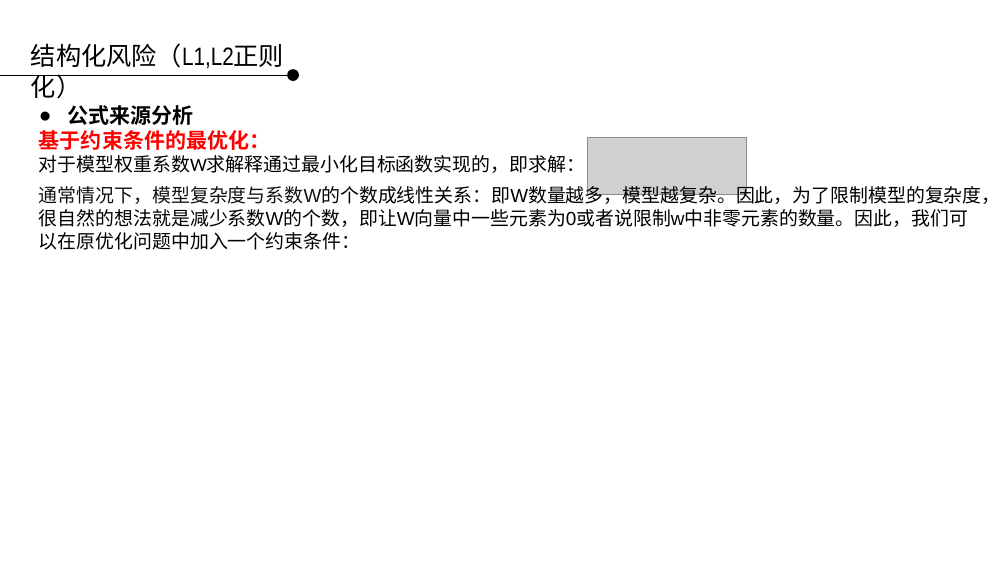
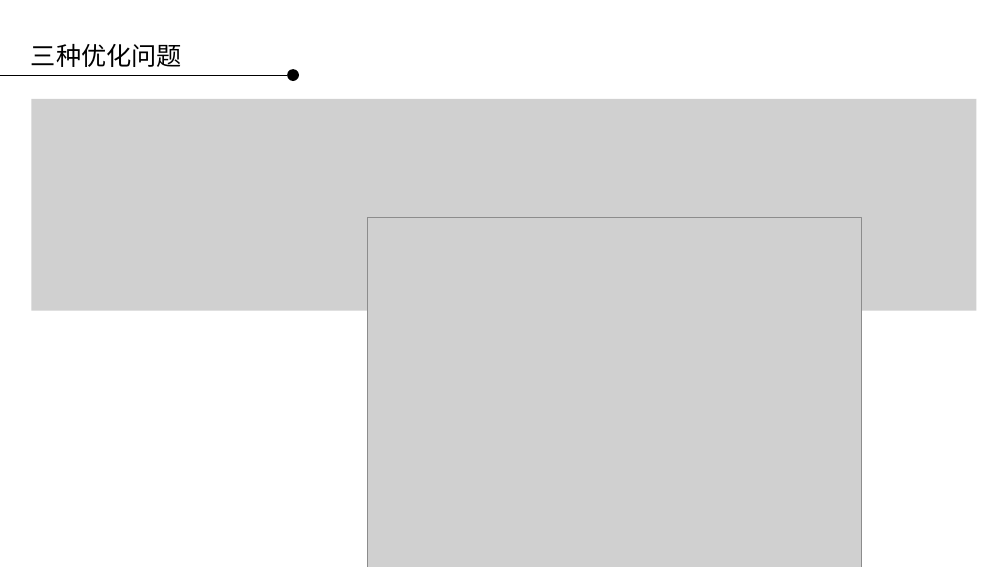
Before and after one commit to applepip/Big_Data, a slide deck: slide 22 of 产品大数据分析与建模/大数据分析与建模 - 函数与概念 第二-2讲 - 补充.pptx (slide 16 before the commit). Drawn at 1008x567 pixels with LibreOffice and Linux fonts; fonts in the diff are those of the drawing; grey boxes stand for pictures; background and template pictures are left out. Boxes give left, top, right and bottom in pixels: in the first picture for what was removed or moved away, otherwise in the second. Text is boxed around its words. In the diff, an @@ line names an element or a change of style, - is before the commit and + after.

```diff
--- a/产品大数据分析与建模/大数据分析与建模 - 函数与概念 第二-2讲 - 补充.pptx
+++ b/产品大数据分析与建模/大数据分析与建模 - 函数与概念 第二-2讲 - 补充.pptx
@@ text at (31,44,182,67): text changed @@
-结构化风险（L1,L2正则化）
+三种优化问题
@@ picture added at (32,99,977,311) @@
@@ text removed at (39,105,585,173) @@
-● 公式来源分析
-基于约束条件的最优化：
-对于模型权重系数W求解释通过最小化目标函数实现的，即求解：
@@ picture removed at (588,138,746,194) @@
@@ text removed at (39,183,1001,250) @@
-通常情况下，模型复杂度与系数W的个数成线性关系：即W数量越多，模型越复杂。因此，为了限制模型的复杂度，很自然的想法就是减少系数W的个数，即让W向量中一些元素为0或者说限制w中非零元素的数量。因此，我们可以在原优化问题中加入一个约束条件：
@@ picture added at (368,218,862,567) @@
```
Also in this commit, not shown: 1 other slide changed, 8 slides added.
